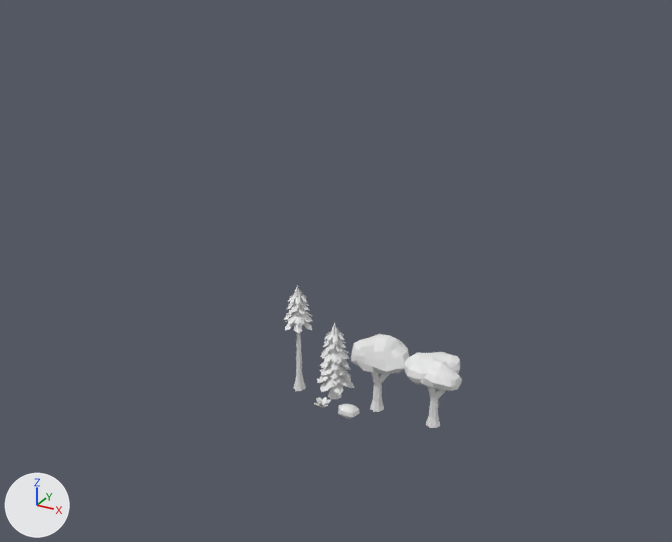
What one commit did to the FBX model Endless Journey Unity/Assets/Models/trees.fbx.
Rendered twice from a camera (50 mm lens) standing at (53.7, -104.6, 72.4) and looking at (-2.4, -2.6, 21.3). The lights are fixed; the arrows at lower left show +X, +Y and +Z. Where no turn or scale is listed for an object, it has been applied to the vertices.
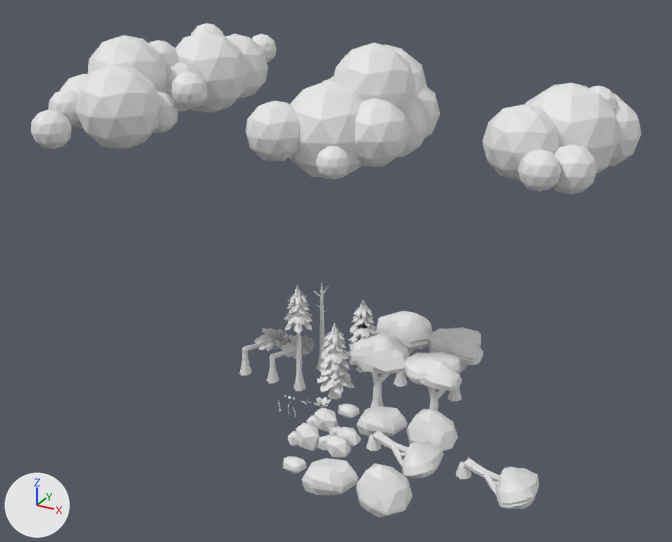
The change, as a list of edits to the scene's bpy script:
```text
Add ob_sphere_002:
    ob_sphere_002 = bpy.data.objects.new('Sphere.002', me_sphere_002)  # 144 vertices, 152 faces; spans x -3.36..2.95, y -3.37..2.76, z -2.03..2.17; in mat_material_006 (white #e7e7e7), mat_material_005 (white #e7e7e7)
    ob_sphere_002.location = (5.7, -18.0, 0.2)
Add ob_icosphere_005:
    ob_icosphere_005 = bpy.data.objects.new('Icosphere.005', me_icosphere_006)  # 24 vertices, 40 faces; spans x -2.23..2.43, y -1.25..1.25, z -1.1..1.72; in mat_material_002 (white #e7e7e7)
    ob_icosphere_005.location = (2.6, -9.5, 0.2)
Add ob_cylinder_009:
    ob_cylinder_009 = bpy.data.objects.new('Cylinder.009', me_cylinder_013)  # 628 vertices, 578 faces; spans x -3.86..4.71, y -2.92..3.41, z -0.37..11.68; in mat_material_010 (white #e7e7e7), mat_material_002 (white #e7e7e7), mat_material_006 (white #e7e7e7)
    ob_cylinder_009.location = (3.0, 8.0, 0.2)
Add ob_sphere_001:
    ob_sphere_001 = bpy.data.objects.new('Sphere.001', me_sphere_001)  # 72 vertices, 76 faces; spans x -3.36..2.95, y -3.37..2.76, z -2.03..1.85; in mat_material_005 (white #e7e7e7)
    ob_sphere_001.location = (5.7, -3.0, 0.2)
Add ob_cylinder_007:
    ob_cylinder_007 = bpy.data.objects.new('Cylinder.007', me_cylinder_011)  # 2027 vertices, 2009 faces; spans x -3.08..3.04, y -3.01..3.07, z -0.37..11.86; in mat_material_009 (white #e7e7e7), mat_material_003 (white #e7e7e7), mat_material_004 (white #e7e7e7)
    ob_cylinder_007.location = (-4.0, 9.0, 0.2)
Add ob_cylinder_005:
    ob_cylinder_005 = bpy.data.objects.new('Cylinder.005', me_cylinder_003)  # 479 vertices, 457 faces; spans x -1.5..1.0, y -1.1..1.3, z -0.8..14.2; in mat_material_003 (white #e7e7e7)
    ob_cylinder_005.location = (-10.1, 7.0, 0.2)
Add ob_icosphere:
    ob_icosphere = bpy.data.objects.new('Icosphere', me_icosphere)  # 588 vertices, 1120 faces; spans x -9.6..9.5, y -18.7..16.4, z -7.0..9.8; in mat_material_009 (white #e7e7e7)
    ob_icosphere.location = (0.0, 0.5, 42.6)
Add ob_cylinder_010:
    ob_cylinder_010 = bpy.data.objects.new('Cylinder.010', me_cylinder_014)  # 1161 vertices, 1049 faces; spans x -2.39..2.42, y -1.1..12.63, z -0.83..3.83; in mat_material_008 (white #e7e7e7), mat_material_006 (white #e7e7e7), mat_material_003 (white #e7e7e7), mat_material_004 (white #e7e7e7)
    ob_cylinder_010.location = (-19.9, 0.0, 0.2)
Add ob_cylinder_006:
    ob_cylinder_006 = bpy.data.objects.new('Cylinder.006', me_cylinder_004)  # 1161 vertices, 1049 faces; spans x -2.39..2.42, y -1.1..12.63, z -0.83..3.83; in mat_material_008 (white #e7e7e7), mat_material_003 (white #e7e7e7), mat_material_004 (white #e7e7e7)
    ob_cylinder_006.location = (-14.9, 0.0, 0.2)
Add ob_icosphere_004:
    ob_icosphere_004 = bpy.data.objects.new('Icosphere.004', me_icosphere_005)  # 36 vertices, 60 faces; spans x -1.75..2.56, y -1.5..2.33, z -1.38..2.56; in mat_material_002 (white #e7e7e7)
    ob_icosphere_004.location = (-2.0, -7.6, 0.2)
Add ob_icosphere_010:
    ob_icosphere_010 = bpy.data.objects.new('Icosphere.010', me_icosphere_011)  # 72 vertices, 120 faces; spans x -1.75..2.56, y -1.5..2.33, z -1.38..2.86; in mat_material_002 (white #e7e7e7), mat_material_006 (white #e7e7e7)
    ob_icosphere_010.location = (-2.0, -12.6, 0.2)
Add ob_icosphere_002:
    ob_icosphere_002 = bpy.data.objects.new('Icosphere.002', me_icosphere_003)  # 631 vertices, 1200 faces; spans x -10.7..7.8, y -27.6..25.3, z -4.6..8.7; in mat_material_009 (white #e7e7e7)
    ob_icosphere_002.location = (-27.4, 0.4, 42.6)
Add ob_cylinder_011:
    ob_cylinder_011 = bpy.data.objects.new('Cylinder.011', me_cylinder_015)  # 649 vertices, 657 faces; spans x -1.06..10.06, y -5.33..2.4, z -1.01..3.62; in mat_material_010 (white #e7e7e7), mat_material_008 (white #e7e7e7), mat_material_002 (white #e7e7e7), mat_material_006 (white #e7e7e7)
    ob_cylinder_011.location = (20.0, -9.0, 0.2)
Add ob_cylinder_004:
    ob_cylinder_004 = bpy.data.objects.new('Cylinder.004', me_cylinder_002)  # 551 vertices, 561 faces; spans x -1.06..10.06, y -5.33..2.4, z -1.01..3.09; in mat_material_010 (white #e7e7e7), mat_material_008 (white #e7e7e7), mat_material_002 (white #e7e7e7)
    ob_cylinder_004.location = (7.0, -9.0, 0.2)
Add ob_icosphere_011:
    ob_icosphere_011 = bpy.data.objects.new('Icosphere.011', me_icosphere_012)  # 48 vertices, 80 faces; spans x -2.23..2.43, y -1.25..1.25, z -1.1..2.11; in mat_material_002 (white #e7e7e7), mat_material_006 (white #e7e7e7)
    ob_icosphere_011.location = (2.6, -12.5, 0.2)
Add ob_icosphere_001:
    ob_icosphere_001 = bpy.data.objects.new('Icosphere.001', me_icosphere_001)  # 420 vertices, 800 faces; spans x -9.0..5.3, y -15.7..16.3, z -6.7..7.0; in mat_material_009 (white #e7e7e7)
    ob_icosphere_001.location = (28.0, 2.5, 42.6)
Add ob_icosphere_009:
    ob_icosphere_009 = bpy.data.objects.new('Icosphere.009', me_icosphere_010)  # 82 vertices, 156 faces; spans x -3.31..3.67, y -3.51..3.59, z -2.7..4.32; in mat_material_006 (white #e7e7e7), mat_material_005 (white #e7e7e7)
    ob_icosphere_009.location = (12.9, -18.0, 0.2)
Add ob_icosphere_003:
    ob_icosphere_003 = bpy.data.objects.new('Icosphere.003', me_icosphere_004)  # 41 vertices, 78 faces; spans x -3.31..3.67, y -3.51..3.59, z -2.7..4.07; in mat_material_005 (white #e7e7e7)
    ob_icosphere_003.location = (12.9, -3.0, 0.2)
Add ob_sphere_003:
    ob_sphere_003 = bpy.data.objects.new('Sphere.003', me_sphere_003)  # 84 vertices, 96 faces; spans x -1.65..1.37, y -1.21..1.08, z -1.07..0.92; in mat_material_005 (white #e7e7e7), mat_material_009 (white #e7e7e7)
    ob_sphere_003.location = (0.0, -18.0, 0.2)
Add ob_cylinder_008:
    ob_cylinder_008 = bpy.data.objects.new('Cylinder.008', me_cylinder_012)  # 824 vertices, 770 faces; spans x -4.48..3.84, y -2.66..3.68, z -0.37..10.23; in mat_material_010 (white #e7e7e7), mat_material_002 (white #e7e7e7), mat_material_006 (white #e7e7e7)
    ob_cylinder_008.location = (11.8, 8.0, 0.2)
```

Location of each change, (x1, y1, x2, y2) in pixels of the pictures (672 x 542 px):
'Icosphere.002', added
    after: (31, 23, 276, 149)
'Icosphere', added
    after: (246, 43, 440, 179)
'Icosphere.001', added
    after: (482, 83, 641, 195)
'Icosphere.009', added
    after: (356, 463, 412, 517)
'Cylinder.011', added
    after: (456, 457, 539, 509)
'Cylinder.004', added
    after: (366, 430, 444, 478)
'Cylinder.008', added
    after: (427, 327, 483, 402)
'Cylinder.009', added
    after: (376, 311, 432, 387)
'Sphere.002', added
    after: (302, 458, 358, 495)
'Icosphere.003', added
    after: (407, 409, 458, 451)
'Sphere.001', added
    after: (357, 406, 407, 436)
'Cylinder.010', added
    after: (239, 327, 288, 376)
'Cylinder.007', added
    after: (346, 299, 376, 373)
'Cylinder.006', added
    after: (267, 334, 315, 384)
'Icosphere.010', added
    after: (288, 423, 319, 451)
'Icosphere.011', added
    after: (318, 435, 351, 458)
'Icosphere.004', added
    after: (306, 407, 338, 432)
'Icosphere.005', added
    after: (329, 427, 361, 447)
'Cylinder.005', added
    after: (314, 283, 329, 371)
'Sphere.003', added
    after: (283, 456, 306, 474)
